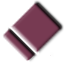
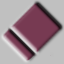
Two versions of the same layered image (64x64). Layer-by-layer changes:
pixels changed over [0, 0, 64, 64] (layer not identified)
